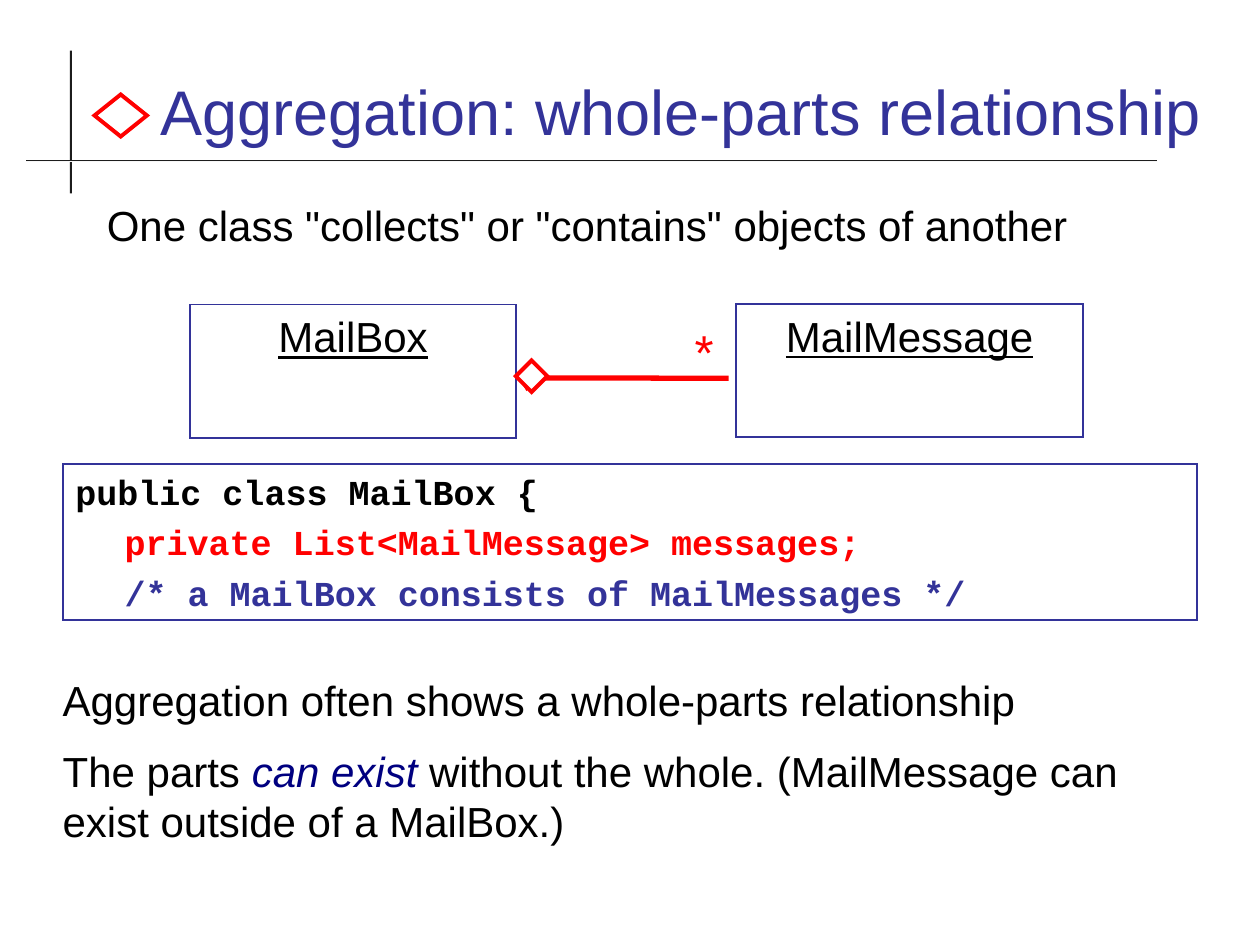
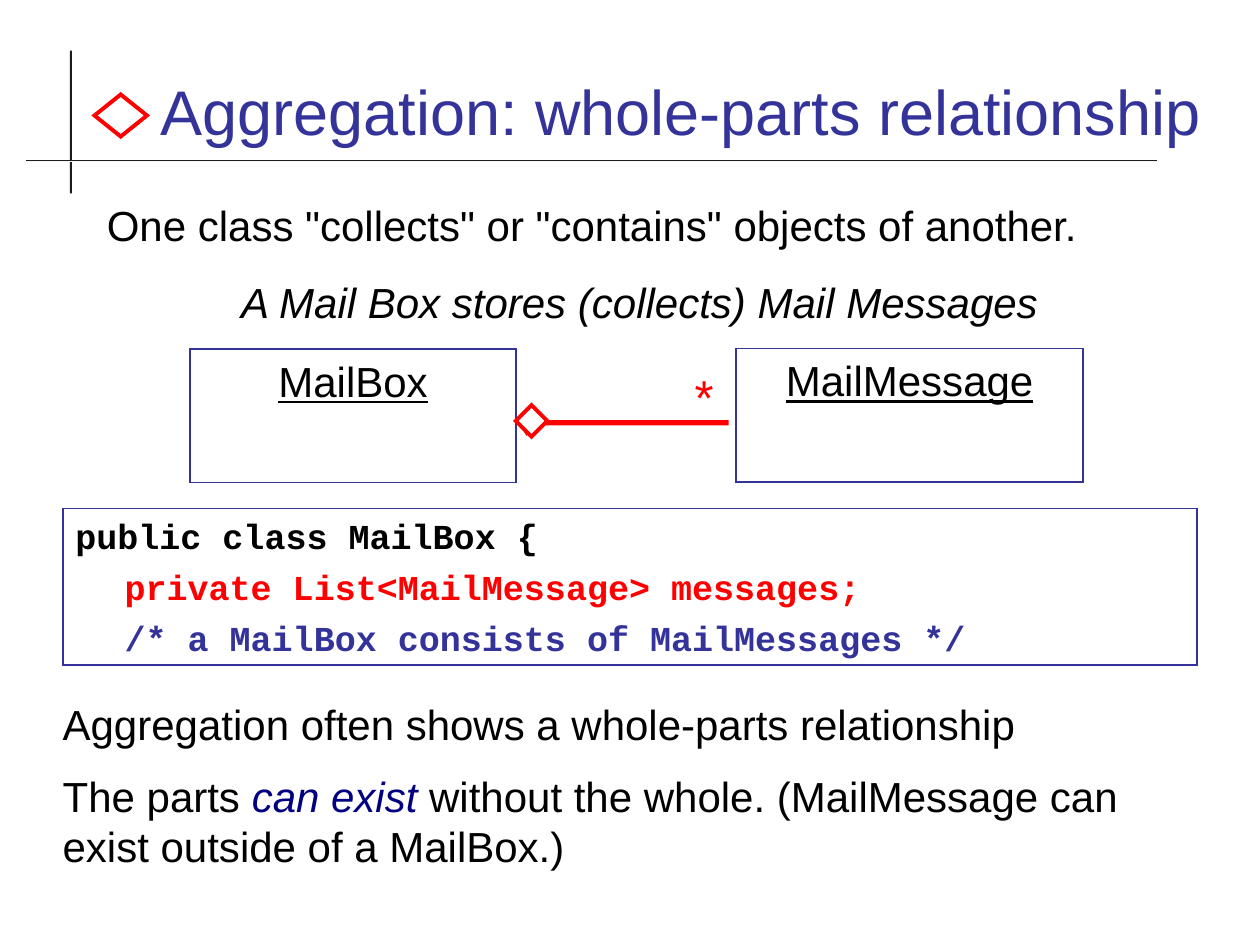
Before and after one commit to cpske/ISP, a slide deck: slide 26 of uml/UML-Class-Diagram.odp. Drawn at 1260x945 pixels with LibreOffice and Linux fonts; fonts in the diff are those of the drawing. Boxes give left, top, right and bottom in pixels: in the first picture for what was removed or moved away, otherwise in the second. Text is boxed around its words. In the diff, an @@ line names an element or a change of style, - is before the commit and + after.

Commit message:
improve class diagram slides

```diff
--- a/uml/UML-Class-Diagram.odp
+++ b/uml/UML-Class-Diagram.odp
@@ text at (107,210,1077,326): text changed @@
-One class "collects" or "contains" objects of another
+One class "collects" or "contains" objects of another.
+A Mail Box stores (collects) Mail Messages
@@ 3 rectangles, 1 text, 1 diamond, 1 arrow: place and size @@
-3 rectangles, 1 text, 1 diamond, 1 arrow at (63,304,1197,620)
+3 rectangles, 1 text, 1 diamond, 1 arrow at (63,349,1197,665)
@@ text "Aggregation often shows a whole-parts ...": place and size @@
-text "Aggregation often shows a whole-parts ..." at (63,685,1118,846)
+text "Aggregation often shows a whole-parts ..." at (63,709,1118,871)
```
Also in this commit, not shown: 8 other slides changed, 1 other file.
